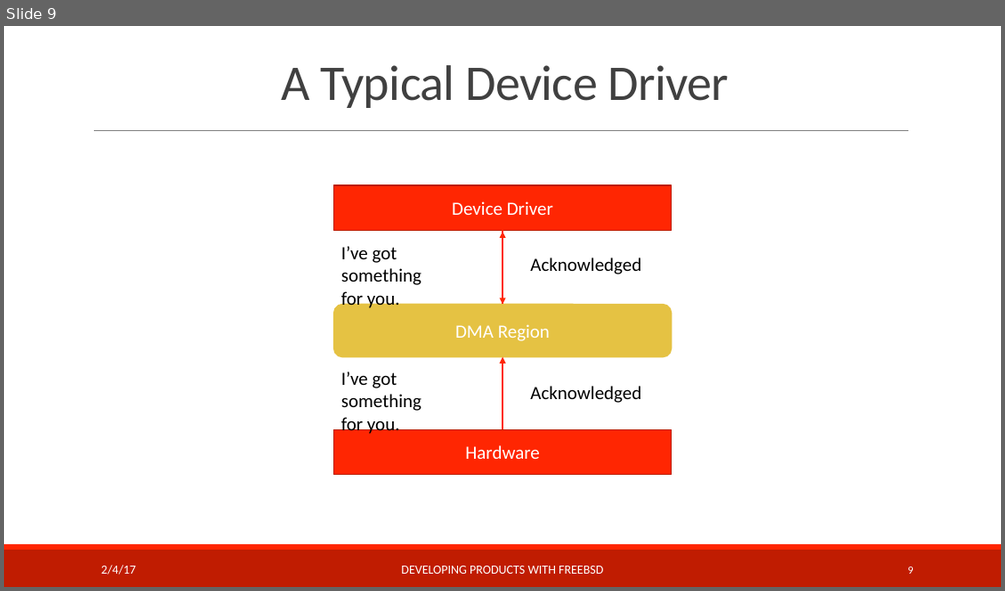
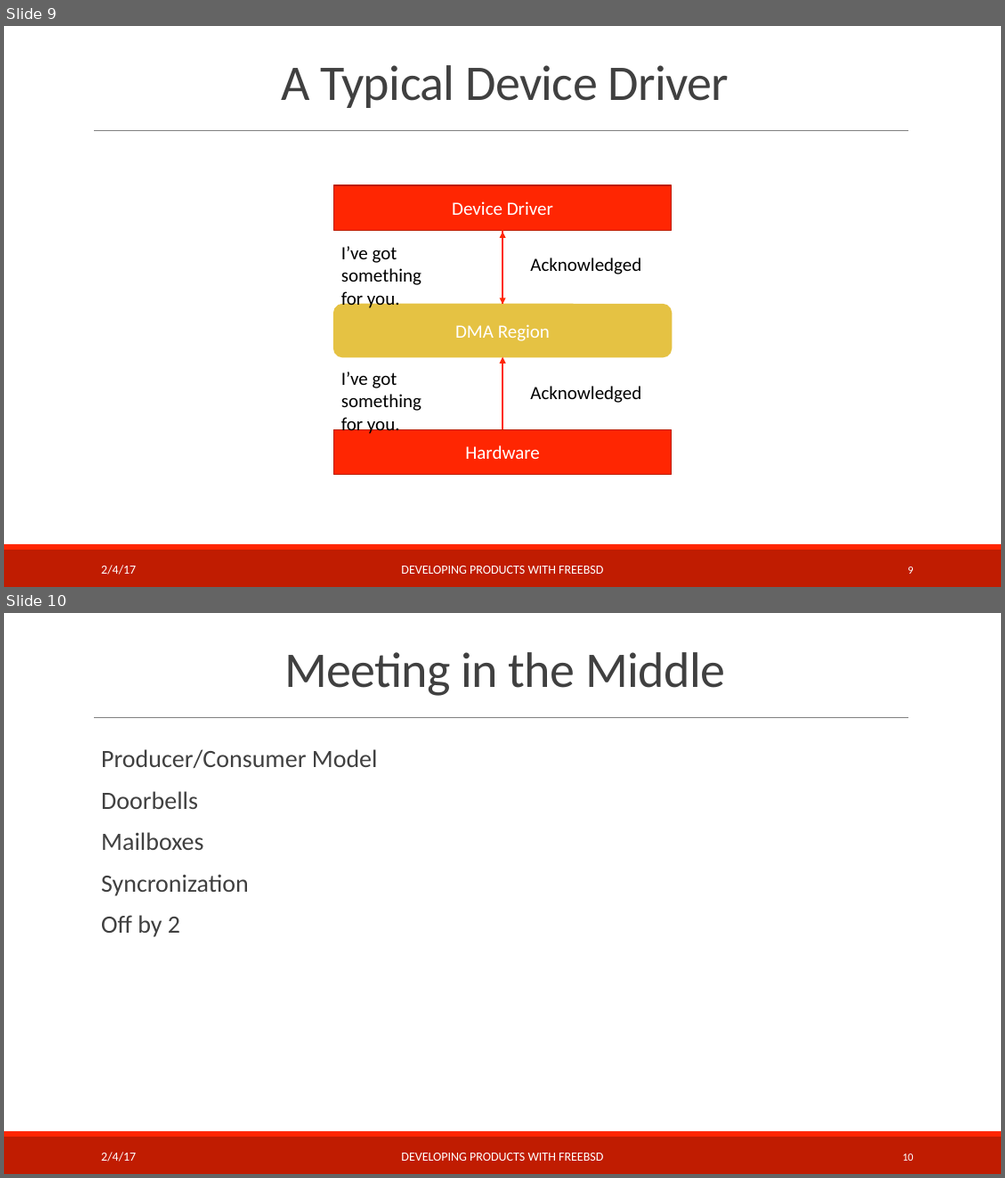
Before and after one commit to teachbsd/course, a slide deck: undergraduate/lectures/devices.pptx. Shown one above the other, each under a label of ours: slide 9 before the commit, slides 9 and 10 after it. The pictures are 1005x591 and 1005x1178 pixels, drawn with LibreOffice and Linux fonts; fonts in the diff are those of the drawing; background and template pictures are left out. Boxes give left, top, right and bottom in pixels: in the first picture for what was removed or moved away, otherwise in the second. Text is boxed around its words. In the diff, an @@ line names an element or a change of style, - is before the commit and + after.

```diff
--- a/undergraduate/lectures/devices.pptx
+++ b/undergraduate/lectures/devices.pptx
@@ slide 10 added at (4,613,1001,1174), background #FFFFFF; not listed: 3 template elements that a slide beside it also shows @@
@@ title added at (284,652,725,696), 48 pt, text #404040 @@
+Meeting in the Middle
@@ text added at (101,749,378,937), 24 pt, text #404040 @@
+  Producer/Consumer Model
+  Doorbells
+  Mailboxes
+  Syncronization
+  Off by 2
@@ text added at (101,1151,136,1161), 12 pt, text #FFFFFF @@
+2/4/17
@@ text added at (401,1152,603,1160), 12 pt, text #FFFFFF @@
+DEVELOPING PRODUCTS WITH FREEBSD
@@ page number added at (902,1153,913,1160), 10.5 pt, text #FFFFFF @@
+10
```
Also in this commit, not shown: 1 slide changed, 3 other slides added.
